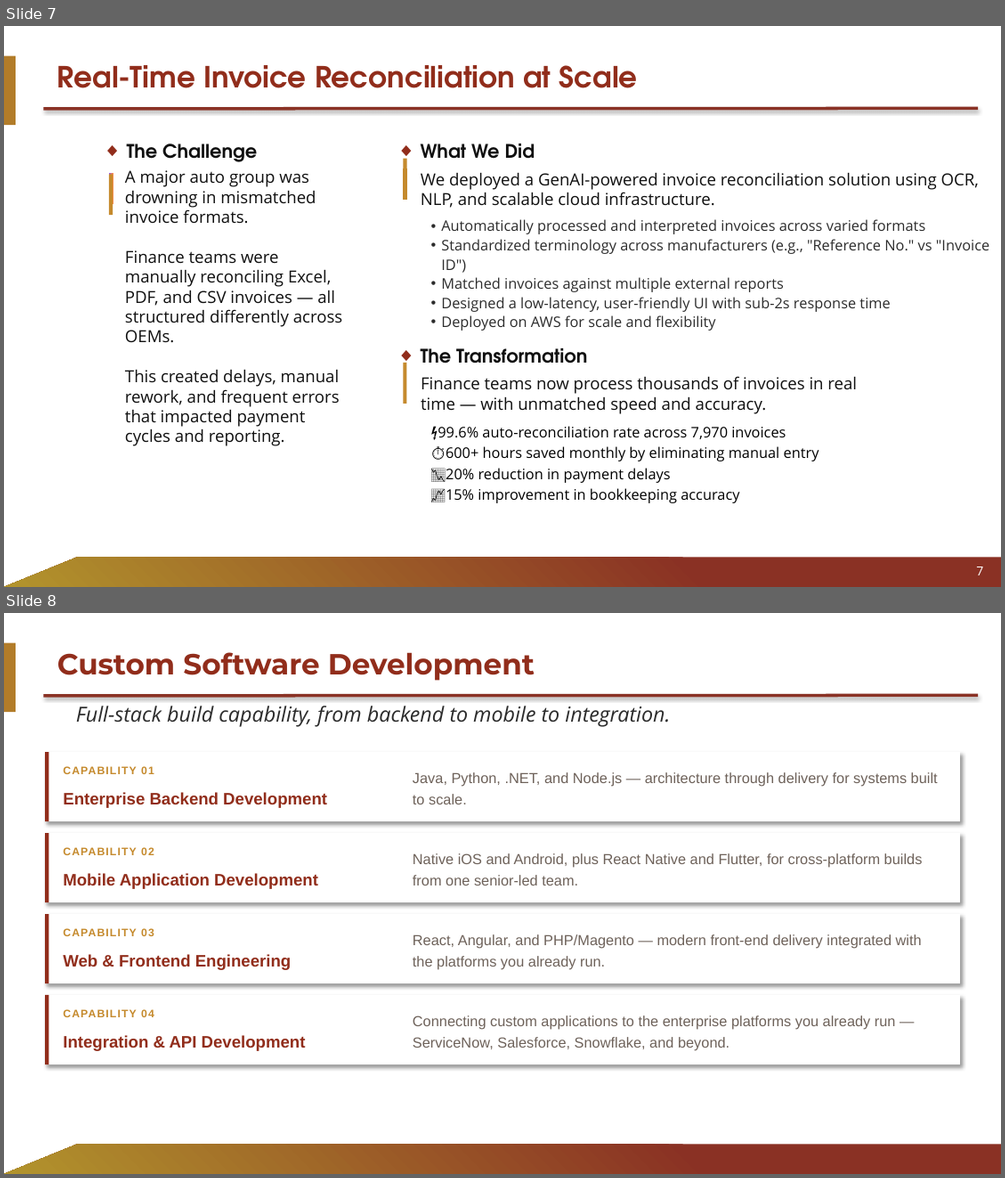
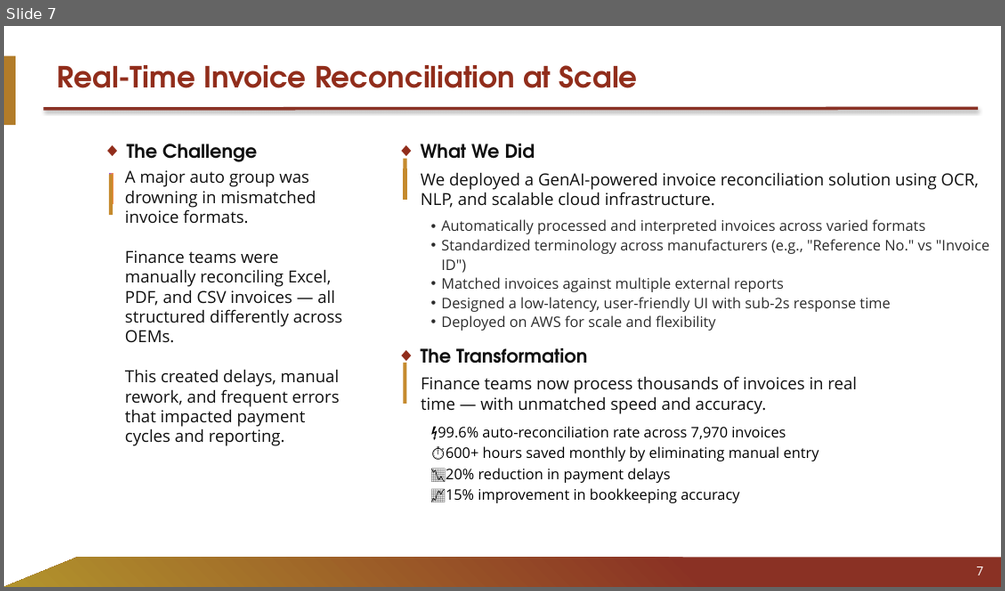
Before and after one commit to liza212/Test, a slide deck: decks/Palni_Capabilities_Partner.pptx. Shown one above the other, each under a label of ours: slides 7 and 8 before the commit, slide 7 after it. The pictures are 1005x1178 and 1005x591 pixels, drawn with LibreOffice and Linux fonts; fonts in the diff are those of the drawing; background and template pictures are left out. Boxes give left, top, right and bottom in pixels: in the first picture for what was removed or moved away, otherwise in the second. Text is boxed around its words. In the diff, an @@ line names an element or a change of style, - is before the commit and + after.

```diff
--- a/decks/Palni_Capabilities_Partner.pptx
+++ b/decks/Palni_Capabilities_Partner.pptx
@@ slide 8 removed at bbox=[4, 613, 1001, 1174], background #FFFFFF; not listed: 3 template elements that a slide beside it also shows @@
@@ title removed at bbox=[57, 652, 534, 681] @@
-Custom Software Development
@@ text removed at bbox=[76, 706, 670, 727] @@
-Full-stack build capability, from backend to mobile to integration.
@@ rectangle removed at bbox=[45, 752, 960, 821] @@
@@ rectangle removed at bbox=[45, 752, 48, 821] @@
@@ text removed at bbox=[63, 766, 154, 774] @@
-CAPABILITY 01
@@ text removed at bbox=[413, 772, 938, 804] @@
-Java, Python, .NET, and Node.js — architecture through delivery for systems built to scale.
@@ text removed at bbox=[63, 792, 327, 808] @@
-Enterprise Backend Development
@@ rectangle removed at bbox=[45, 833, 960, 902] @@
@@ rectangle removed at bbox=[45, 833, 48, 902] @@
@@ text removed at bbox=[63, 847, 154, 855] @@
-CAPABILITY 02
@@ text removed at bbox=[63, 873, 318, 889] @@
-Mobile Application Development
@@ text removed at bbox=[413, 853, 922, 885] @@
-Native iOS and Android, plus React Native and Flutter, for cross-platform builds from one senior-led team.
@@ rectangle removed at bbox=[45, 914, 960, 983] @@
@@ rectangle removed at bbox=[45, 914, 48, 983] @@
@@ text removed at bbox=[63, 928, 154, 936] @@
-CAPABILITY 03
@@ text removed at bbox=[63, 954, 291, 970] @@
-Web & Frontend Engineering
@@ text removed at bbox=[413, 934, 922, 970] @@
-React, Angular, and PHP/Magento — modern front-end delivery integrated with the platforms you already run.
@@ rectangle removed at bbox=[45, 995, 960, 1064] @@
@@ rectangle removed at bbox=[45, 995, 48, 1064] @@
@@ text removed at bbox=[63, 1009, 154, 1017] @@
-CAPABILITY 04
@@ text removed at bbox=[63, 1035, 306, 1051] @@
-Integration & API Development
@@ text removed at bbox=[413, 1015, 896, 1050] @@
-Connecting custom applications to the enterprise platforms you already run — ServiceNow, Salesforce, Snowflake, and beyond.
```
Also in this commit, not shown: 2 slides added.
